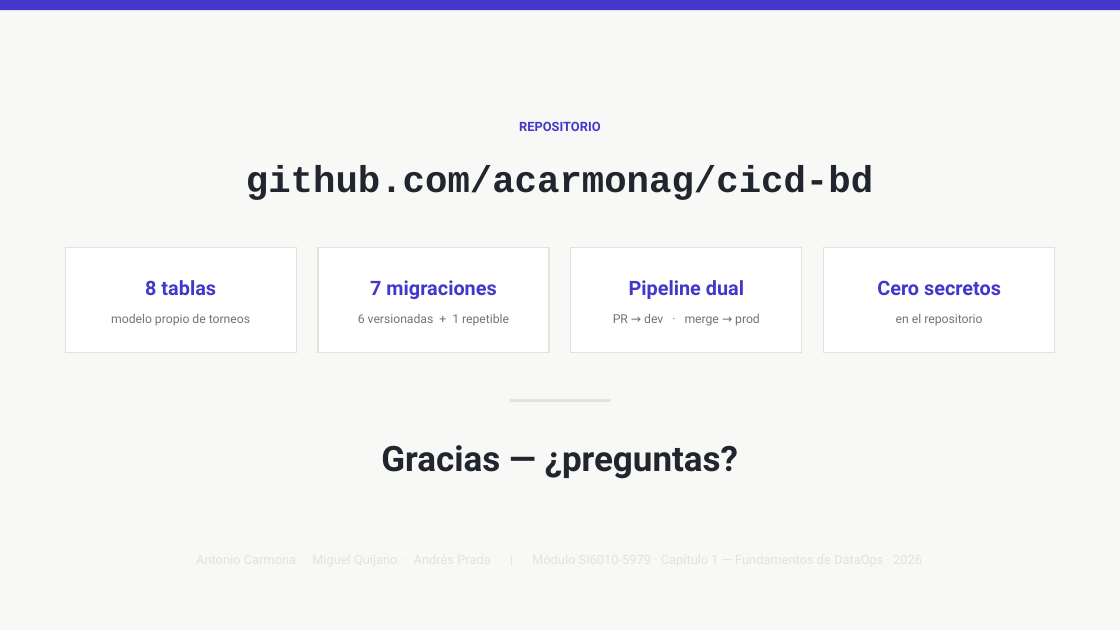
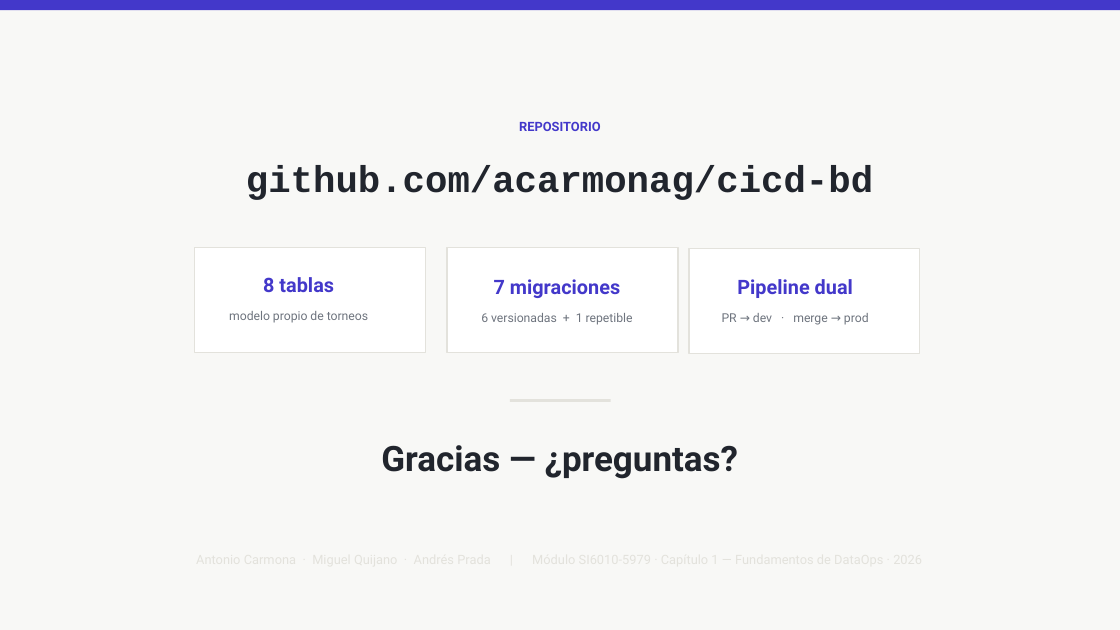
Before and after one commit to acarmonag/cicd-bd, a slide deck: slide 14 of docs/presentacion.pptx (slide 15 before the commit). Drawn at 1120x630 pixels with LibreOffice and Linux fonts; fonts in the diff are those of the drawing. Boxes give left, top, right and bottom in pixels: in the first picture for what was removed or moved away, otherwise in the second. Text is boxed around its words. In the diff, an @@ line names an element or a change of style, - is before the commit and + after.

Commit message:
fix: slides

```diff
--- a/docs/presentacion.pptx
+++ b/docs/presentacion.pptx
@@ rectangle: place and size @@
-rectangle at [66,248,297,353]
+rectangle at [194,248,425,353]
@@ rectangle: place and size @@
-rectangle at [318,248,549,353]
+rectangle at [447,248,678,353]
@@ rectangle: place and size @@
-rectangle at [571,248,802,353]
+rectangle at [689,248,920,353]
@@ rectangle removed at [824,248,1055,353] @@
@@ text "8 tablas": place and size @@
-text "8 tablas" at [145,280,216,295]
+text "8 tablas" at [263,277,334,292]
@@ text "7 migraciones": place and size @@
-text "7 migraciones" at [370,280,496,299]
+text "7 migraciones" at [494,279,620,298]
@@ text "Pipeline dual": place and size @@
-text "Pipeline dual" at [629,280,744,299]
+text "Pipeline dual" at [737,279,853,298]
@@ text removed at [877,280,1001,295] @@
-Cero secretos
@@ text "modelo propio de torneos": place and size @@
-text "modelo propio de torneos" at [111,314,250,326]
+text "modelo propio de torneos" at [229,311,368,323]
@@ text "6 versionadas + 1 repetible": place and size @@
-text "6 versionadas + 1 repetible" at [358,314,509,326]
+text "6 versionadas + 1 repetible" at [481,313,633,325]
@@ text "PR → dev · merge ...": place and size @@
-text "PR → dev · merge ..." at [613,314,760,326]
+text "PR → dev · merge ..." at [722,313,869,325]
@@ text removed at [896,314,982,326] @@
-en el repositorio
```
Also in this commit, not shown: 1 other slide changed, 1 slide removed.
